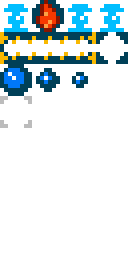
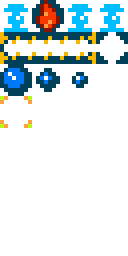
The second w=128, h=256 image is a revision of the first. Changes to its layers:
painted on "Background" over bbox(0, 96, 32, 128)
